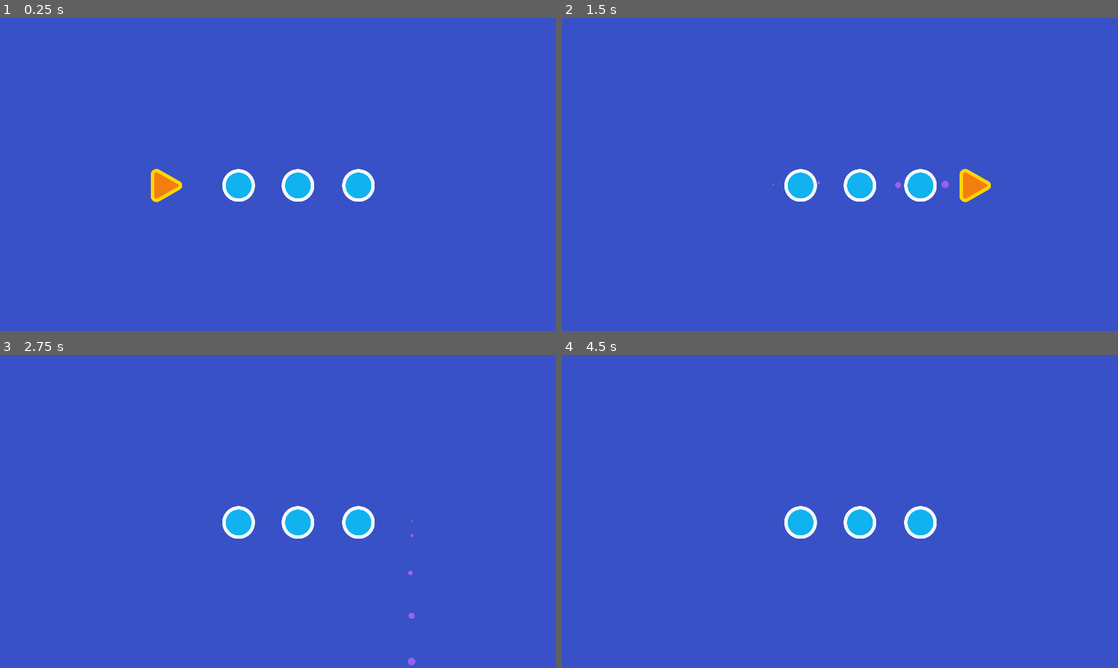
Above: before the commit, frames 1-4 (two rows, left to right).
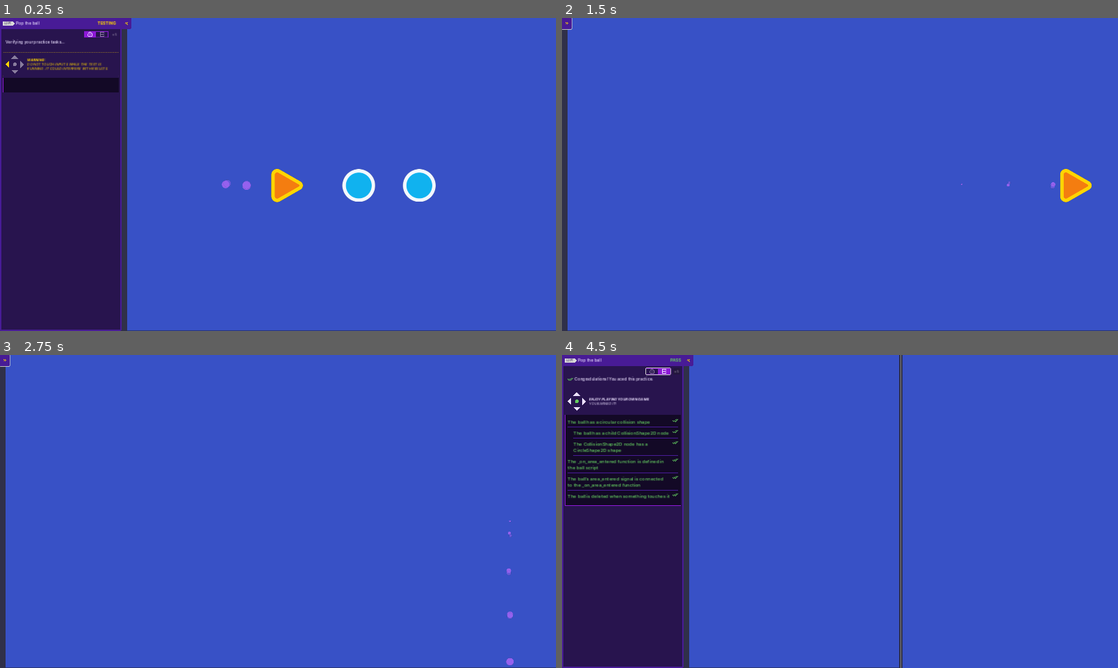
Above: after the commit, the same moments.

Repository: ellaclz/2DGameDevCourse
Game: Godot game, scene res://practices/L2.P1.pop_the_ball/pop_the_ball.tscn
The game is run twice, just before and just after one commit, with the same random seed, the same clock (stepped at 60 frames per second) and the same inputs. This scene is started directly instead of the project's main scene.
Inputs (mouse positions are in pixels of both pictures, inside the frame that each line leads up to):
- Up to frame 1 (0.25 s): no input
- Up to frame 2 (1.5 s): hold D (move_right) 0.53-1.25 s; click (689, 24) at 1.27 s
- Up to frame 3 (2.75 s): hold S (move_down) from 2.03 s (still down)
- Up to frame 4 (4.5 s): release S (move_down) at 2.78 s; hold D (move_right) 2.78-3.53 s; tap Enter at 3.5 s; hold W (move_up) 3.53-4.25 s; click (656, 370) at 4.27 s

The runs differ from the first frame. In frame 1, 25% of the frame differs, in the area x 0-100%, y 0-100%; in frame 2, 3.6%; in frame 3, 2.9%; in frame 4, 25%.

Commit message:
L1_L2_and_L2.P1

Diff:
--- /dev/null
+++ b/05.loot_it_all_workbook/lessons/health_pack.gd
@@ -0,0 +1,12 @@
+extends Area2D
+
+
+func _ready() -> void:
+	area_entered.connect(_on_area_entered)
+
+func _process(delta):
+	pass
+
+
+func _on_area_entered(area_that_enetered: Area2D) -> void:
+	queue_free()
--- /dev/null
+++ b/05.loot_it_all_workbook/lessons/health_pack.tscn
@@ -0,0 +1,18 @@
+[gd_scene load_steps=4 format=3 uid="uid://df386yntx0p6m"]
+
+[ext_resource type="Texture2D" uid="uid://dknpi2mq4dhpa" path="res://assets/health_icon.svg" id="1_1myfn"]
+[ext_resource type="Script" path="res://lessons/health_pack.gd" id="1_gyks4"]
+
+[sub_resource type="CircleShape2D" id="CircleShape2D_neh81"]
+radius = 25.1794
+
+[node name="HealthPack" type="Area2D"]
+script = ExtResource("1_gyks4")
+
+[node name="Sprite2D" type="Sprite2D" parent="."]
+texture = ExtResource("1_1myfn")
+
+[node name="CollisionShape2D" type="CollisionShape2D" parent="."]
+shape = SubResource("CircleShape2D_neh81")
+
+[connection signal="area_entered" from="." to="." method="_on_area_entered"]
--- a/05.loot_it_all_workbook/lessons/space_level.tscn
+++ b/05.loot_it_all_workbook/lessons/space_level.tscn
@@ -1,6 +1,6 @@
 [gd_scene load_steps=3 format=3 uid="uid://btkjymc78ap8d"]
 
-[ext_resource type="PackedScene" uid="uid://dmv50krf4bo5r" path="res://lessons_reference/01.your_first_collectible/ship.tscn" id="2_2j1u5"]
+[ext_resource type="PackedScene" uid="uid://dmv50krf4bo5r" path="res://lessons/ship.tscn" id="2_2j1u5"]
 [ext_resource type="PackedScene" uid="uid://bxfevggvxo634" path="res://assets/background/space_background.tscn" id="3_e6xy1"]
 
 [node name="Level" type="Node2D"]
--- a/05.loot_it_all_workbook/practices/L2.P1.pop_the_ball/ball.gd
+++ b/05.loot_it_all_workbook/practices/L2.P1.pop_the_ball/ball.gd
@@ -2,4 +2,8 @@
 
 
 func _ready() -> void:
-	pass
+	area_entered.connect(_on_area_entered)
+
+
+func _on_area_entered(area):
+	queue_free()
--- a/05.loot_it_all_workbook/practices/L2.P1.pop_the_ball/ball.tscn
+++ b/05.loot_it_all_workbook/practices/L2.P1.pop_the_ball/ball.tscn
@@ -1,10 +1,18 @@
-[gd_scene load_steps=3 format=3]
+[gd_scene load_steps=4 format=3 uid="uid://gvmosibwhkj"]
 
 [ext_resource type="Script" path="res://practices/L2.P1.pop_the_ball/ball.gd" id="1_7w7gm"]
-[ext_resource type="Texture2D" path="res://assets/practice_assets/ball.png" id="2_2kkgw"]
+[ext_resource type="Texture2D" uid="uid://cswtclqvybbba" path="res://assets/practice_assets/ball.png" id="2_2kkgw"]
+
+[sub_resource type="CircleShape2D" id="CircleShape2D_d1spq"]
+radius = 57.0789
 
 [node name="Ball" type="Area2D"]
 script = ExtResource("1_7w7gm")
 
 [node name="Sprite2D" type="Sprite2D" parent="."]
 texture = ExtResource("2_2kkgw")
+
+[node name="CollisionShape2D" type="CollisionShape2D" parent="."]
+shape = SubResource("CircleShape2D_d1spq")
+
+[connection signal="area_entered" from="." to="." method="_on_area_entered"]
--- /dev/null
+++ b/05.loot_it_all_workbook/practices/L2.P1.pop_the_ball/pop_the_ball.gd
@@ -0,0 +1,11 @@
+extends Node2D
+
+
+# Called when the node enters the scene tree for the first time.
+func _ready():
+	pass # Replace with function body.
+
+
+# Called every frame. 'delta' is the elapsed time since the previous frame.
+func _process(delta):
+	pass
--- a/05.loot_it_all_workbook/practices/L2.P1.pop_the_ball/pop_the_ball.tscn
+++ b/05.loot_it_all_workbook/practices/L2.P1.pop_the_ball/pop_the_ball.tscn
@@ -1,28 +1,22 @@
-[gd_scene load_steps=5 format=3]
+[gd_scene load_steps=3 format=3 uid="uid://c7a7r4d0w7sp5"]
 
-[ext_resource type="PackedScene" path="res://practices/L2.P1.pop_the_ball/ball.tscn" id="1_nyxov"]
-[ext_resource type="Script" path="res://practices/L2.P1.pop_the_ball/ball.gd" id="2_82wsk"]
+[ext_resource type="PackedScene" uid="uid://gvmosibwhkj" path="res://practices/L2.P1.pop_the_ball/ball.tscn" id="1_nyxov"]
 [ext_resource type="PackedScene" path="res://practices/L2.P1.pop_the_ball/needle.tscn" id="3_w8ucv"]
-[ext_resource type="Script" path="res://practices/L2.P1.pop_the_ball/needle.gd" id="4_dr85r"]
 
 [node name="PopTheBall" type="Node2D"]
 position = Vector2(960, 540)
 
-[node name="Ball" type="Area2D" parent="." instance=ExtResource("1_nyxov")]
+[node name="Ball" parent="." instance=ExtResource("1_nyxov")]
 position = Vector2(-136, 38)
-script = ExtResource("2_82wsk")
 
-[node name="Ball2" type="Area2D" parent="." instance=ExtResource("1_nyxov")]
+[node name="Ball2" parent="." instance=ExtResource("1_nyxov")]
 position = Vector2(69, 38)
-script = ExtResource("2_82wsk")
 
-[node name="Ball3" type="Area2D" parent="." instance=ExtResource("1_nyxov")]
+[node name="Ball3" parent="." instance=ExtResource("1_nyxov")]
 position = Vector2(278, 38)
-script = ExtResource("2_82wsk")
 
-[node name="Needle" type="Area2D" parent="." instance=ExtResource("3_w8ucv")]
+[node name="Needle" parent="." instance=ExtResource("3_w8ucv")]
 position = Vector2(-399, 38)
-script = ExtResource("4_dr85r")
 
 [node name="ExtraVisuals" type="Node" parent="."]
 
@@ -37,6 +31,10 @@
 anchors_preset = 15
 anchor_right = 1.0
 anchor_bottom = 1.0
+offset_left = 19.0
+offset_top = -1.0
+offset_right = 19.0
+offset_bottom = -1.0
 grow_horizontal = 2
 grow_vertical = 2
 color = Color(0.219608, 0.317647, 0.776471, 1)
--- a/05.loot_it_all_workbook/project.godot
+++ b/05.loot_it_all_workbook/project.godot
@@ -15,6 +15,10 @@
 config/features=PackedStringArray("4.2", "Forward Plus")
 config/icon="res://icon.png"
 
+[autoload]
+
+Tester="*res://addons/gdquest_practice_framework/tester/ui_test_panel.tscn"
+
 [display]
 
 window/size/viewport_width=1920
@@ -23,6 +27,10 @@
 window/size/window_width_override=1152
 window/size/window_height_override=648
 window/stretch/mode="canvas_items"
+
+[editor_plugins]
+
+enabled=PackedStringArray("res://addons/gdquest_practice_framework/plugin.cfg")
 
 [input]
 
